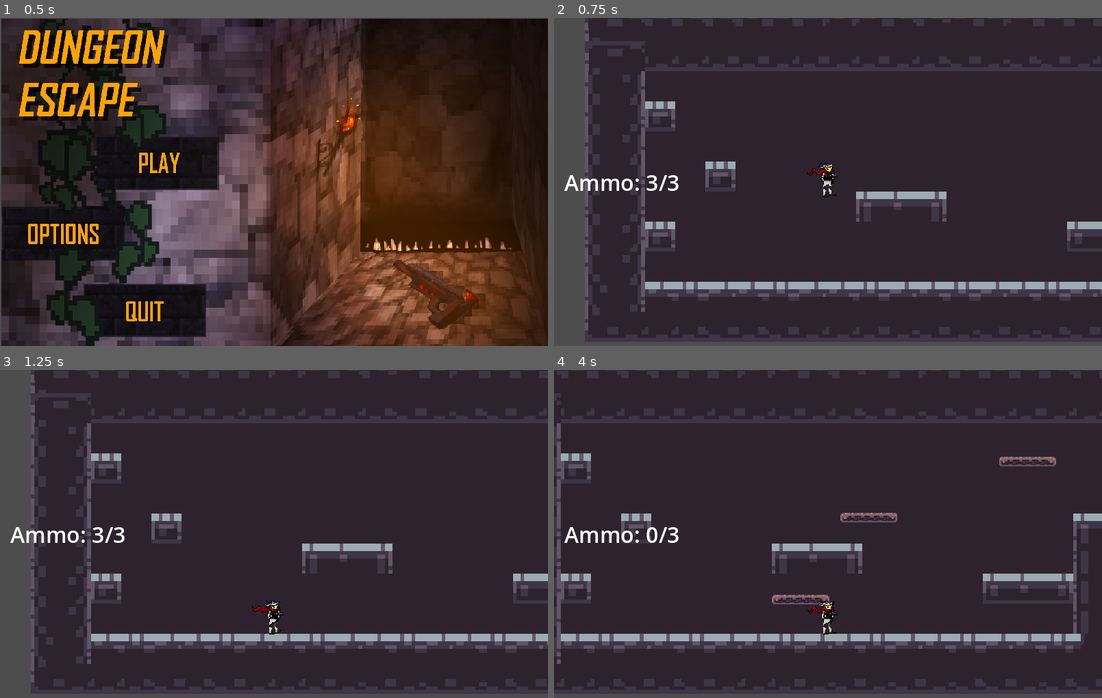
Above: before the commit, frames 1-4 (two rows, left to right).
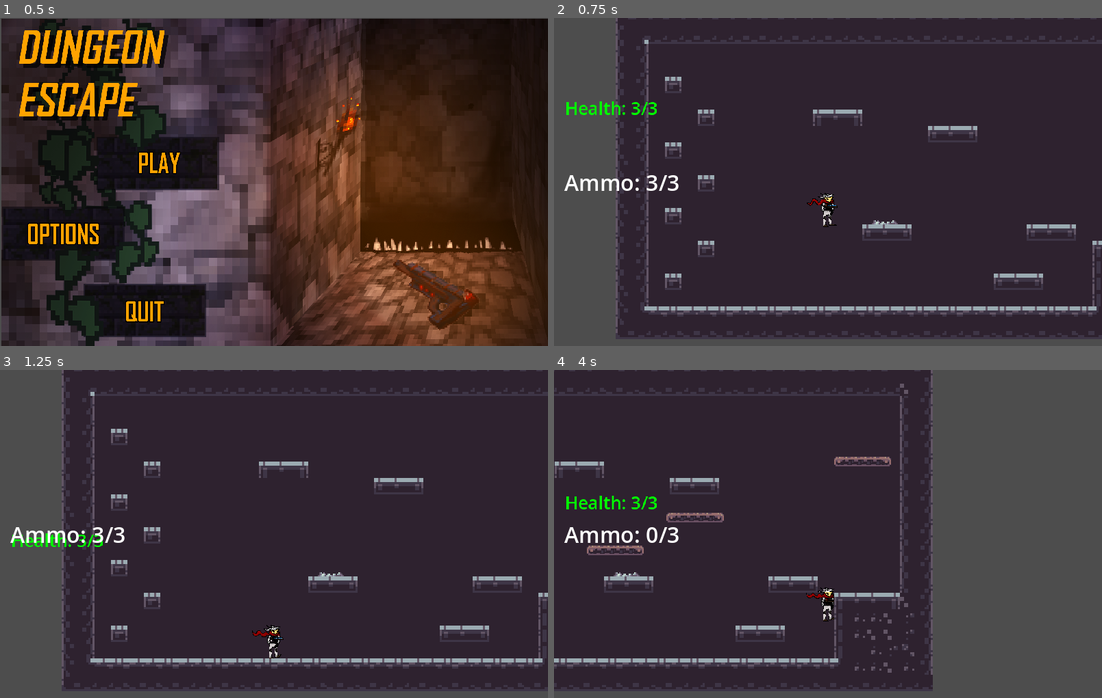
Above: after the commit, the same moments.

Repository: Justas-Kaulakis/ktu-platformer
Game: Godot game, scene res://menu.tscn
Same seed, same stepped clock (60 frames per second), same inputs: the game is played once before the commit and once after it. This scene is started directly instead of the project's main scene.
Inputs (mouse positions are in pixels of both pictures, inside the frame that each line leads up to):
- Up to frame 1 (0.5 s): no input
- Up to frame 2 (0.75 s): click (707, 162) at 0.5 s
- Up to frame 3 (1.25 s): no input
- Up to frame 4 (4 s): tap Enter at 1.25 s; move the mouse to (948, 517) at 1.27 s; hold D (move_right) 1.28-2.78 s; click (948, 517) at 1.35 s; tap W (jump) at 1.52, 2.27, 3.77 s; move the mouse to (718, 550) at 2.02 s; click (718, 550) at 2.1 s; move the mouse to (882, 461) at 2.77 s; hold A (move_left) 2.78-3.53 s; click (882, 461) at 2.85 s; move the mouse to (800, 599) at 3.52 s; hold D (move_right) from 3.53 s (still down); click (800, 599) at 3.6 s

Frame 1 is identical in both runs. In frame 2, 12% of the frame differs, in the area x 2-100%, y 0-98%; in frame 3, 12%; in frame 4, 34%, in the area x 0-100%, y 0-98%.
Error before the commit: Invalid access to property or key 'max_health' on a base object of type 'null instance'. (res://player/health_bar.gd:24)

Commit message:
Fixed loading the right demo_level scene

Diff:
--- a/menu.gd
+++ b/menu.gd
@@ -2,7 +2,7 @@
 
 
 func _on_play_pressed() -> void:
-	get_tree().change_scene_to_file("res://level/demo_level.tscn")
+	get_tree().change_scene_to_file("res://demo_level.tscn")
 
 
 func _on_options_pressed() -> void:
